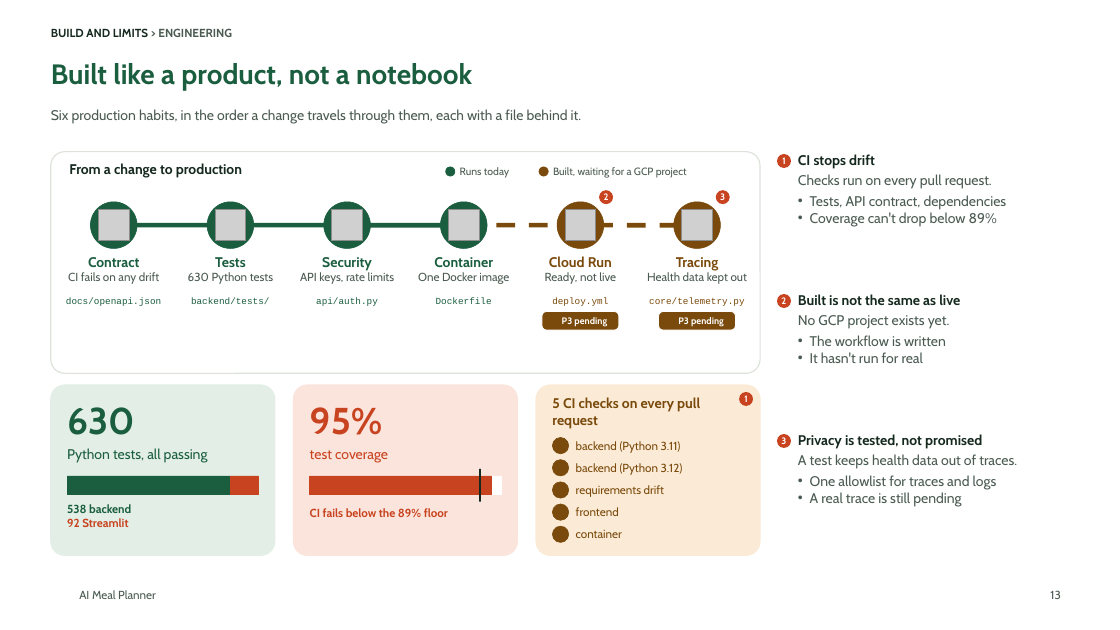
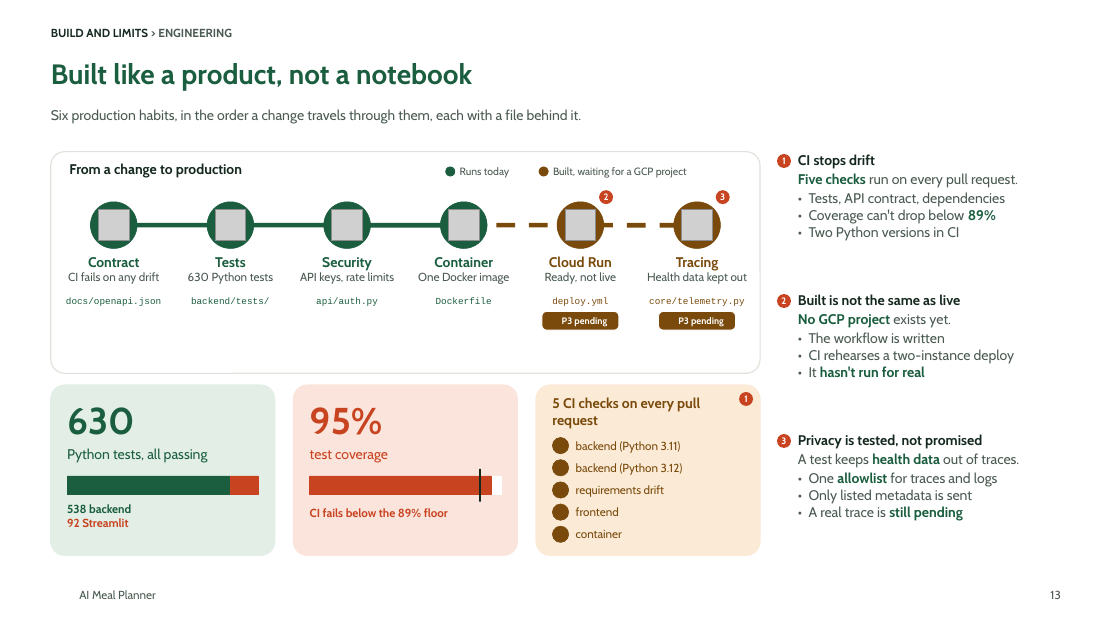
Before and after one commit to tuannm3812/ai-meal-planner, a slide deck: slide 13 of docs/showcase/ai-meal-planner-deck.pptx. Drawn at 1120x630 pixels with LibreOffice and Linux fonts; fonts in the diff are those of the drawing; grey boxes stand for pictures; background and template pictures are left out. Boxes give left, top, right and bottom in pixels: in the first picture for what was removed or moved away, otherwise in the second. Text is boxed around its words. In the diff, an @@ line names an element or a change of style, - is before the commit and + after.

```diff
--- a/docs/showcase/ai-meal-planner-deck.pptx
+++ b/docs/showcase/ai-meal-planner-deck.pptx
@@ text at [798,173,1018,241]: text changed @@
-Checks run on every pull request.
-• Tests, API contract, dependencies
-• Coverage can't drop below 89%
+Five checks run on every pull request.
+• Tests, API contract, dependencies
+• Coverage can't drop below 89%
+• Two Python versions in CI
@@ text at [798,294,960,328]: text colour #4B5B52 to #1B5E3F, bold on in "No GCP project"; less space between paragraphs @@
@@ text at [809,332,1015,377]: text changed @@
-• The workflow is written
-• It hasn't run for real
+• The workflow is written
+• CI rehearses a two-instance deploy
+• It hasn't run for real
@@ text at [798,434,1019,468]: text colour #4B5B52 to #1B5E3F, bold on in "health data"; less space between paragraphs @@
@@ text at [809,472,998,521]: text changed @@
-• One allowlist for traces and logs
-• A real trace is still pending
+• One allowlist for traces and logs
+• Only listed metadata is sent
+• A real trace is still pending
```
Also in this commit, not shown: 13 other slides changed, 21 other files.
